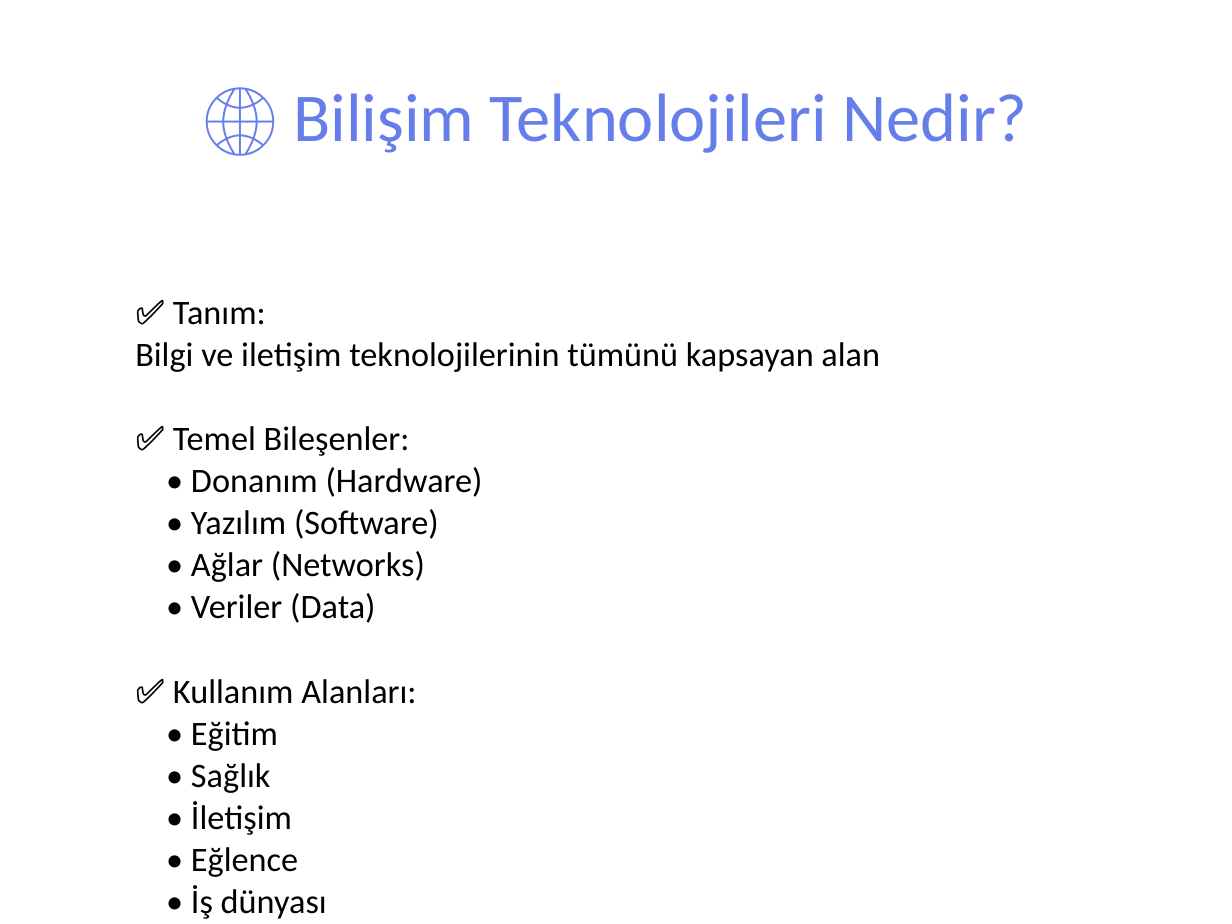
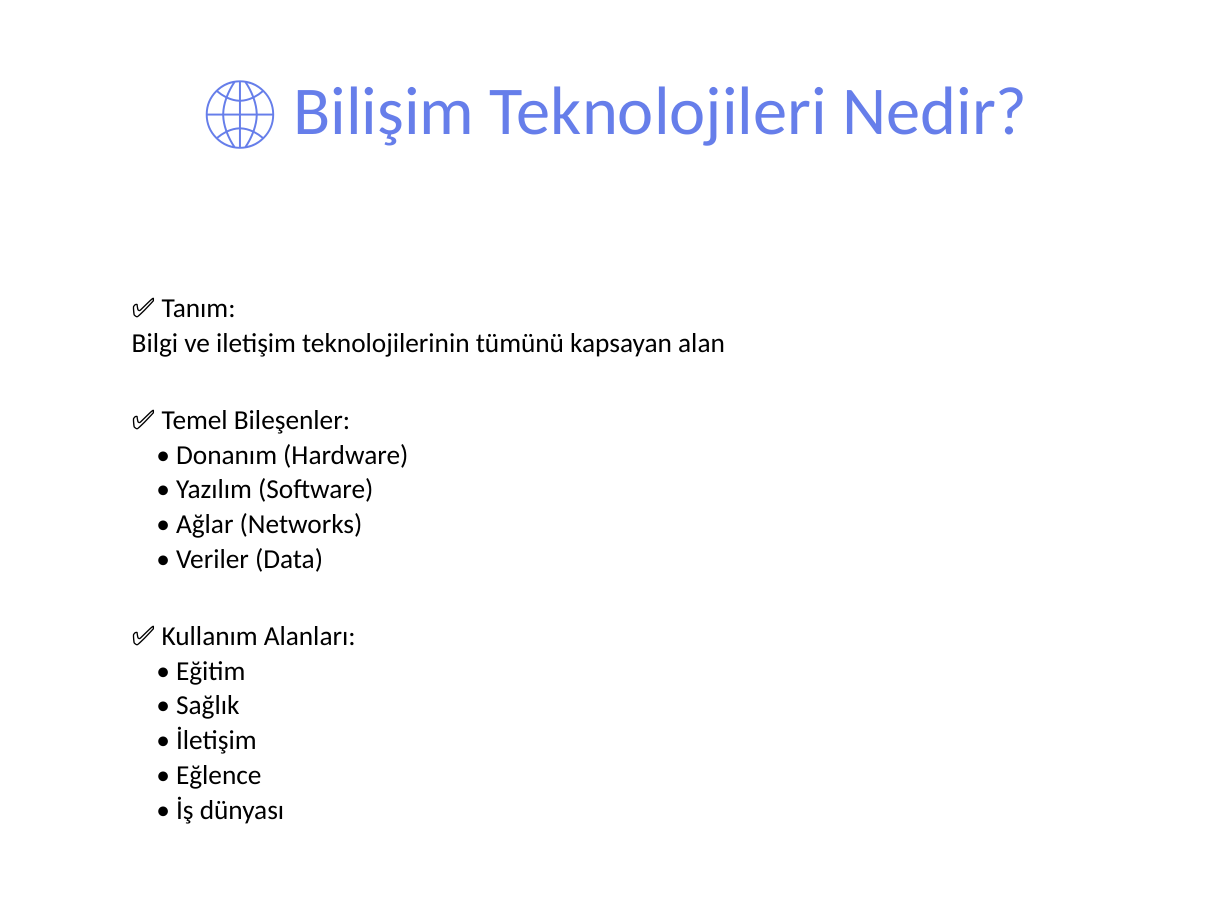
Before and after one commit to fikirkasi-arch/BST, a slide deck: slide 3 of sunumlar/5-SINIF-FULL-SUNUM-DETAYLI.pptx (slide 4 before the commit). Drawn at 1232x924 pixels with LibreOffice and Linux fonts; fonts in the diff are those of the drawing. Boxes give left, top, right and bottom in pixels: in the first picture for what was removed or moved away, otherwise in the second. Text is boxed around its words. In the diff, an @@ line names an element or a change of style, - is before the commit and + after.

```diff
--- a/sunumlar/5-SINIF-FULL-SUNUM-DETAYLI.pptx
+++ b/sunumlar/5-SINIF-FULL-SUNUM-DETAYLI.pptx
@@ title "🌐 Bilişim Teknolojileri Nedir?" at [293,86,1027,146]: line spacing 1 to 0.85; more space between paragraphs @@
@@ text "✅ Tanım:" at [132,299,725,824]: size 20 to 16 pt; line spacing 0.9 to 0.85; more space between paragraphs @@
```
Also in this commit, not shown: 122 other slides changed, 16 other files.
